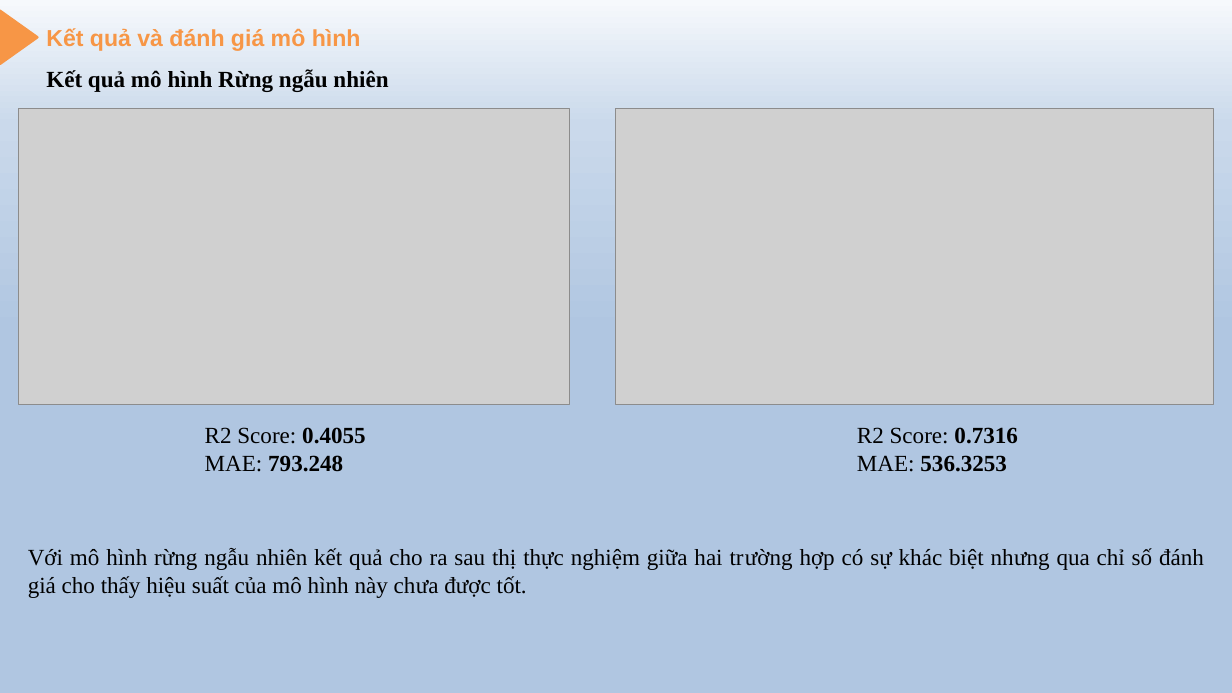
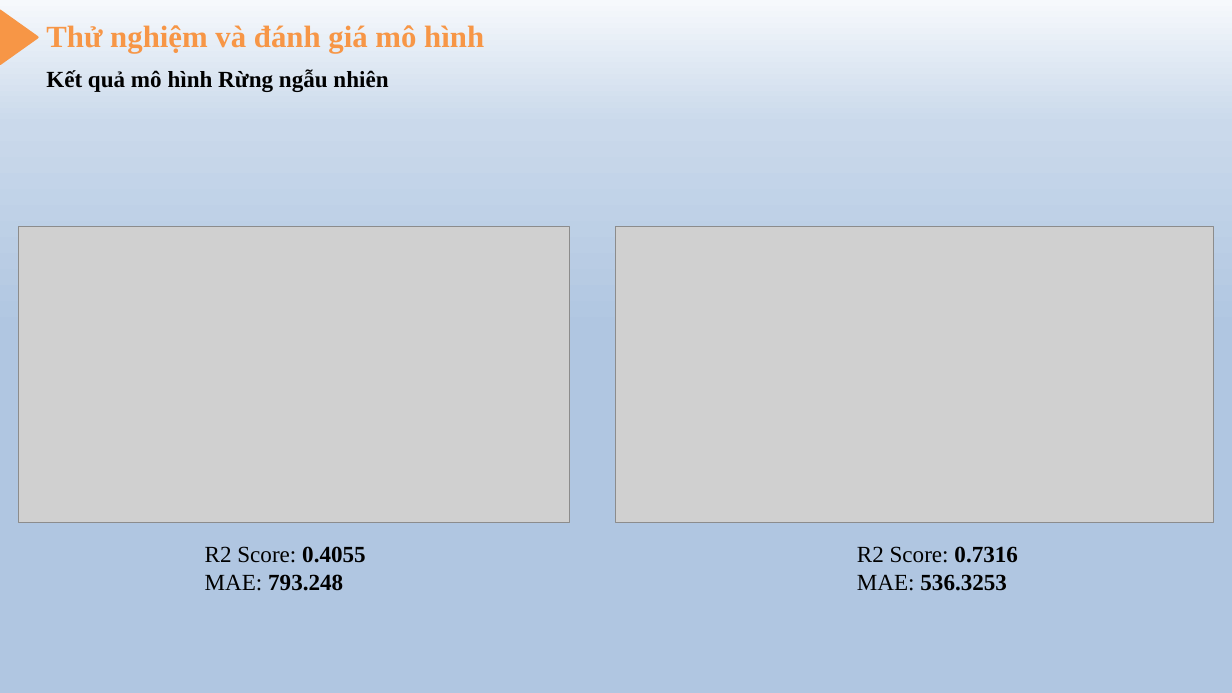
Before and after one commit to tintran2211-dev/Scientific-research, a slide deck: slide 21 of 60PM2_1851171644_TranCongTin/Code_60PM2_1871171644_TranCongTin/Slide.pptx (slide 22 before the commit). Drawn at 1232x693 pixels with LibreOffice and Linux fonts; fonts in the diff are those of the drawing; grey boxes stand for pictures; background and template pictures are left out. Boxes give left, top, right and bottom in pixels: in the first picture for what was removed or moved away, otherwise in the second. Text is boxed around its words. In the diff, an @@ line names an element or a change of style, - is before the commit and + after.

```diff
--- a/60PM2_1851171644_TranCongTin/Code_60PM2_1871171644_TranCongTin/Slide.pptx
+++ b/60PM2_1851171644_TranCongTin/Code_60PM2_1871171644_TranCongTin/Slide.pptx
@@ text at [46, 25, 484, 53]: text changed; size 18 to 24 pt; font Arial to Times New Roman @@
-Kết quả và đánh giá mô hình
+Thử nghiệm và đánh giá mô hình
@@ 2 pictures, 2 texts: place and size @@
-2 pictures, 2 texts at [18, 108, 1214, 472]
+2 pictures, 2 texts at [18, 227, 1214, 591]
@@ text removed at [28, 548, 1204, 598] @@
-Với mô hình rừng ngẫu nhiên kết quả cho ra sau thị thực nghiệm giữa hai trường hợp có sự khác biệt nhưng qua chỉ số đánh giá cho thấy hiệu suất của mô hình này chưa được tốt.
```
Also in this commit, not shown: 19 other slides changed, 1 slide removed, 3 other files.
